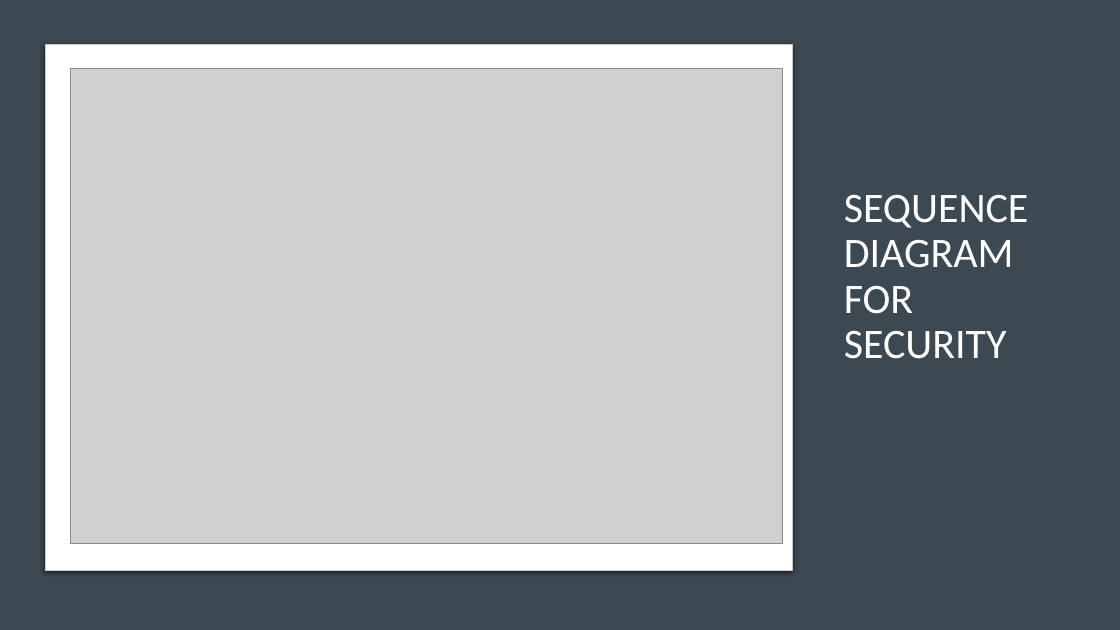
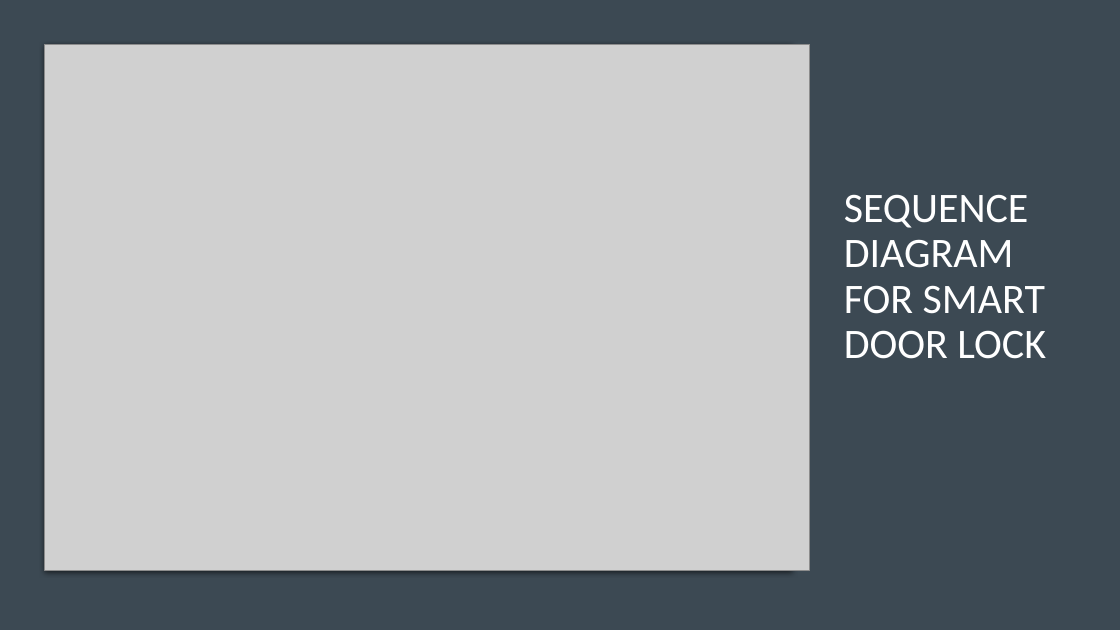
Before and after one commit to Microcontroller-Team-1/winter20-21, a slide deck: slide 21 of Project_Week_7&8/Precise Analysis.pptx. Drawn at 1120x630 pixels with LibreOffice and Linux fonts; fonts in the diff are those of the drawing; grey boxes stand for pictures. Boxes give left, top, right and bottom in pixels: in the first picture for what was removed or moved away, otherwise in the second. Text is boxed around its words. In the diff, an @@ line names an element or a change of style, - is before the commit and + after.

```diff
--- a/Project_Week_7&8/Precise Analysis.pptx
+++ b/Project_Week_7&8/Precise Analysis.pptx
@@ picture: place and size @@
-picture at (71, 69, 783, 544)
+picture at (45, 45, 810, 571)
@@ title at (844, 194, 1046, 359): text changed @@
-SEQUENCE DIAGRAM FOR SECURITY
+SEQUENCE DIAGRAM FOR SMART DOOR LOCK
```
Also in this commit, not shown: 2 other slides changed, 1 slide added.
